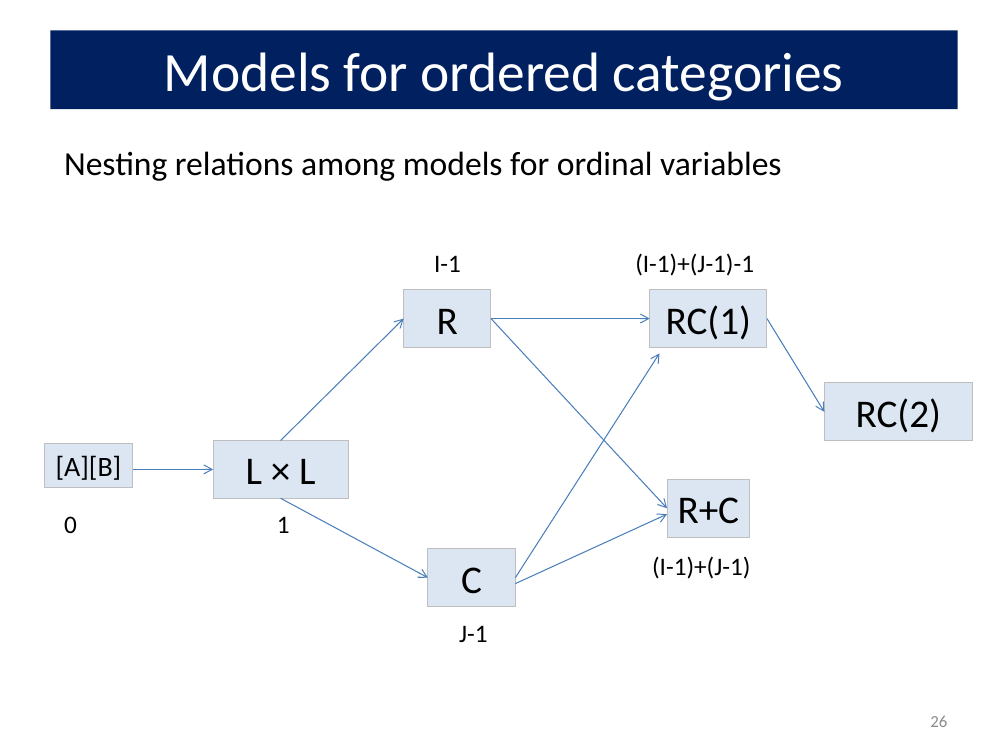
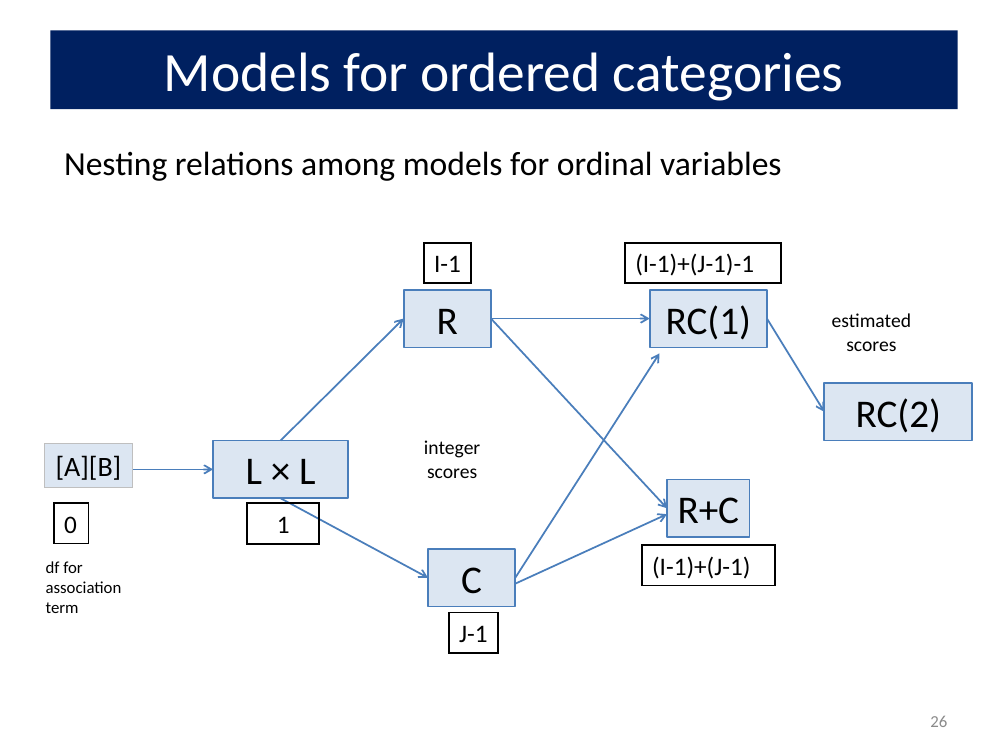
Before and after one commit to friendly/psy6136, a slide deck: slide 26 of lectures/08-Loglin2.pptx. Drawn at 1008x756 pixels with LibreOffice and Linux fonts; fonts in the diff are those of the drawing. Boxes give left, top, right and bottom in pixels: in the first picture for what was removed or moved away, otherwise in the second. Text is boxed around its words. In the diff, an @@ line names an element or a change of style, - is before the commit and + after.

Commit message:
update some lectures

```diff
--- a/lectures/08-Loglin2.pptx
+++ b/lectures/08-Loglin2.pptx
@@ 6 rectangles: place and size @@
-6 rectangles at box(64, 253, 754, 642)
+6 rectangles at box(54, 243, 780, 653)
@@ outline none to #000000 1.25 pt in 6 elements at box(247, 503, 319, 543), box(423, 243, 471, 283), box(449, 613, 497, 653), box(642, 545, 775, 586), box(54, 503, 89, 543), box(625, 243, 780, 283) @@
@@ arrow (280, 440) - (403, 319): stroke #4B7EBC 0.75 pt to #4B7EBC 1.25 pt @@
@@ arrow (491, 319) - (650, 319): stroke #4B7EBC 0.75 pt to #4B7EBC 1.25 pt @@
@@ arrow (491, 319) - (667, 508): stroke #4B7EBC 0.75 pt to #4B7EBC 1.25 pt @@
@@ arrow (767, 319) - (825, 412): stroke #4B7EBC 0.75 pt to #4B7EBC 1.25 pt @@
@@ text added at box(832, 313, 911, 351), 14 pt, text #000000 @@
+estimated scores
@@ arrow (515, 578) - (659, 354): stroke #4B7EBC 0.75 pt to #4B7EBC 1.25 pt @@
@@ text added at box(424, 440, 480, 478), 14 pt, text #000000 @@
+integer scores
@@ arrow (114, 470) - (213, 470): stroke #4B7EBC 0.75 pt to #4B7EBC 1.25 pt @@
@@ arrow (280, 498) - (428, 578): stroke #4B7EBC 0.75 pt to #4B7EBC 1.25 pt @@
@@ outline #BFBFBF 0.75 pt to #4B7EBC 1.25 pt in 6 elements at box(213, 440, 348, 498), box(403, 290, 491, 348), box(428, 549, 516, 607), box(650, 290, 767, 348), box(825, 383, 973, 440), box(667, 480, 750, 537) @@
@@ arrow (515, 584) - (667, 514): stroke #4B7EBC 0.75 pt to #4B7EBC 1.25 pt @@
@@ text added at box(46, 561, 122, 613), 12 pt, text #000000 @@
+df for association term
```
Also in this commit, not shown: 14 other slides changed, 6 other files.
